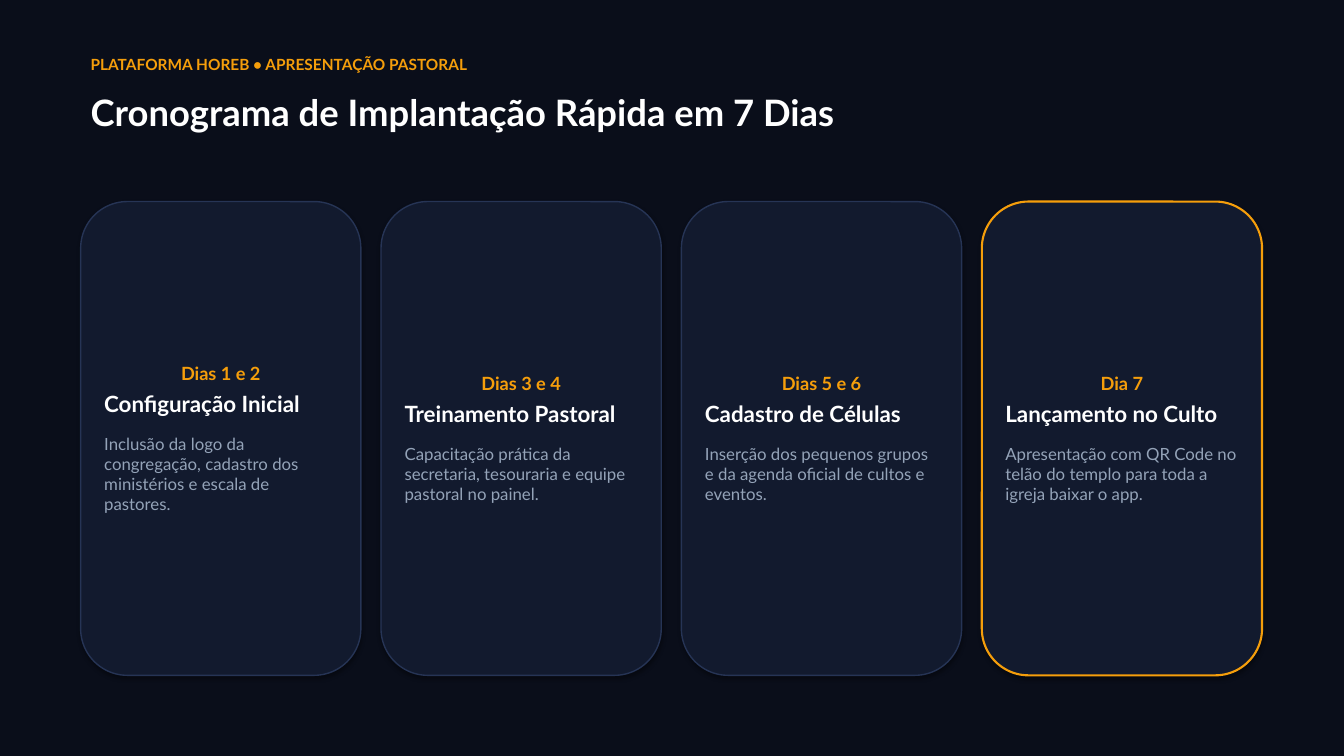
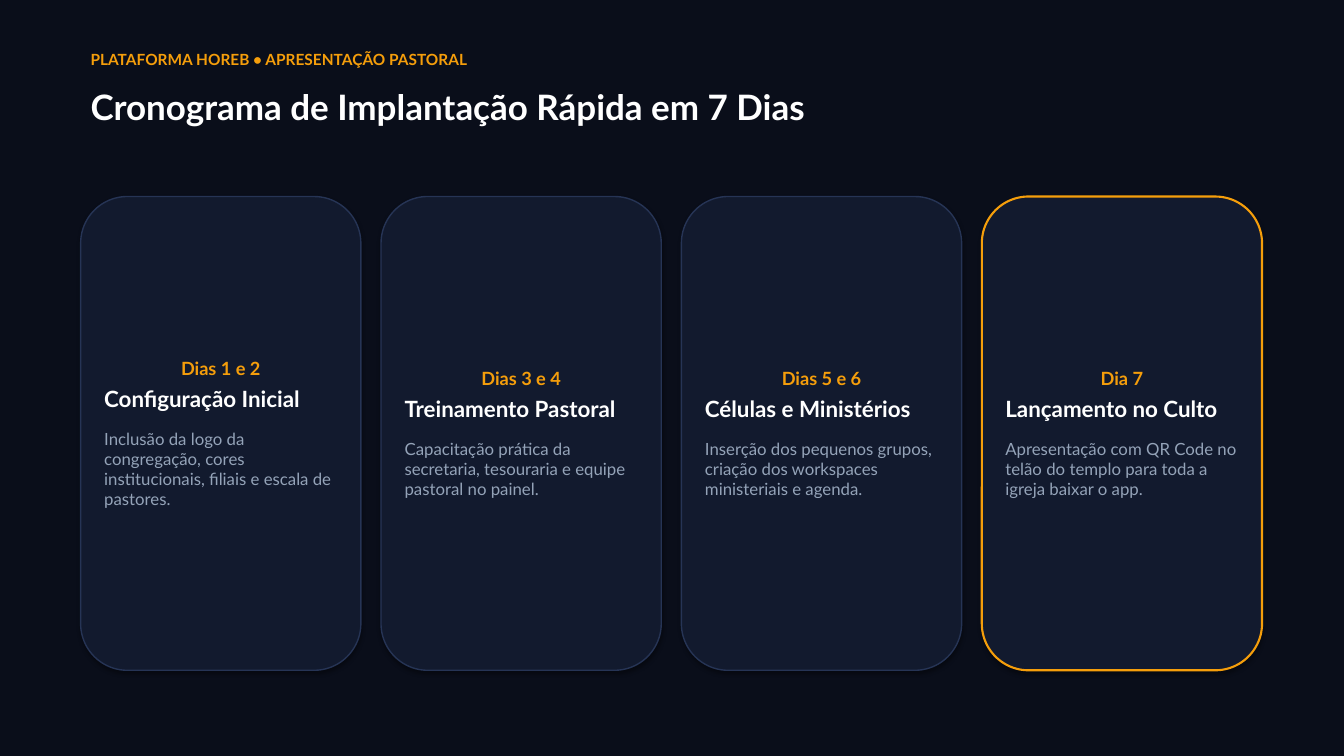
Before and after one commit to lynxemssistema-blip/horeb, a slide deck: slide 12 of Apresentacao_Horeb_Pastores.pptx (slide 10 before the commit). Drawn at 1344x756 pixels with LibreOffice and Linux fonts; fonts in the diff are those of the drawing. Boxes give left, top, right and bottom in pixels: in the first picture for what was removed or moved away, otherwise in the second. Text is boxed around its words. In the diff, an @@ line names an element or a change of style, - is before the commit and + after.

```diff
--- a/Apresentacao_Horeb_Pastores.pptx
+++ b/Apresentacao_Horeb_Pastores.pptx
@@ text "PLATAFORMA HOREB • APRESENTAÇÃO PASTORAL" moved from (x1=91, y1=57, x2=467, y2=73) to (x1=91, y1=52, x2=467, y2=68) @@
@@ text "Cronograma de Implantação Rápida em ..." at (x1=91, y1=94, x2=804, y2=127): size 26 to 25 pt @@
@@ 4 rounded rectangles moved together from (x1=81, y1=202, x2=1262, y2=676) to (x1=81, y1=197, x2=1262, y2=670) @@
@@ text in rounded rectangle at (x1=705, y1=400, x2=932, y2=498): text changed @@
-Cadastro de Células
-Inserção dos pequenos grupos e da agenda oficial de cultos e eventos.
+Células e Ministérios
+Inserção dos pequenos grupos, criação dos workspaces ministeriais e agenda.
@@ text in rounded rectangle at (x1=104, y1=432, x2=331, y2=508): text changed @@
-Inclusão da logo da congregação, cadastro dos ministérios e escala de pastores.
+Inclusão da logo da congregação, cores institucionais, filiais e escala de pastores.
```
Also in this commit, not shown: 9 other slides changed, 2 slides added, 15 other files.
